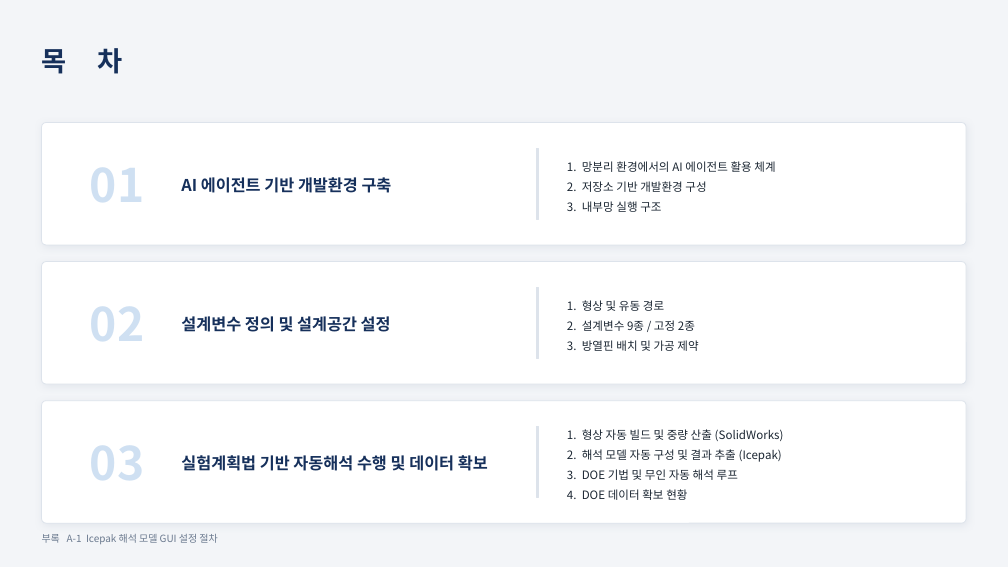
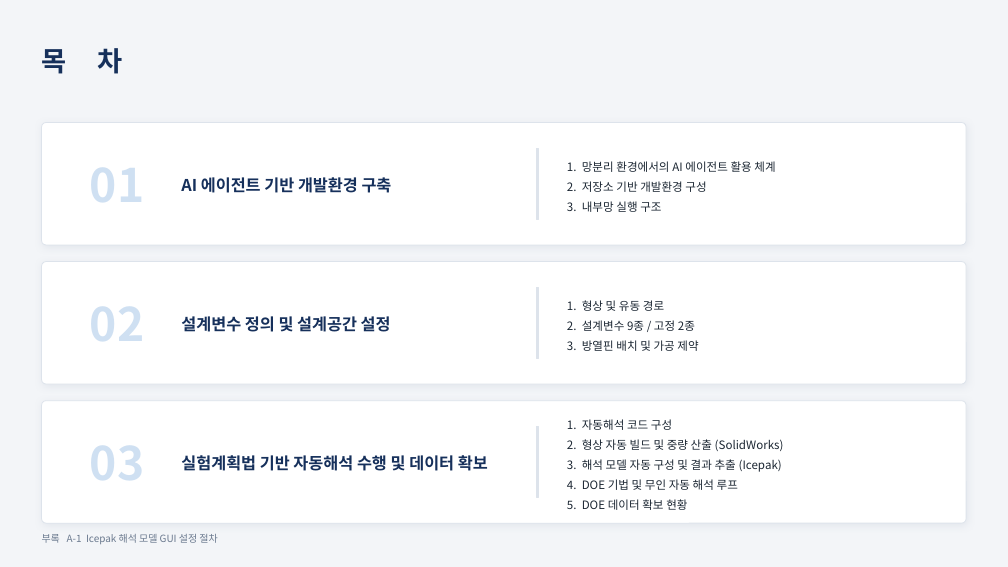
Before and after one commit to yjs9716/dddd, a slide deck: slide 2 of 1개월차_AI에이전트_활용방안_및_DOE결과.pptx. Drawn at 1008x567 pixels with LibreOffice and Linux fonts; fonts in the diff are those of the drawing. Boxes give left, top, right and bottom in pixels: in the first picture for what was removed or moved away, otherwise in the second. Text is boxed around its words. In the diff, an @@ line names an element or a change of style, - is before the commit and + after.

```diff
--- a/1개월차_AI에이전트_활용방안_및_DOE결과.pptx
+++ b/1개월차_AI에이전트_활용방안_및_DOE결과.pptx
@@ text at (567,419,784,510): text changed @@
-1. 형상 자동 빌드 및 중량 산출 (SolidWorks)
-2. 해석 모델 자동 구성 및 결과 추출 (Icepak)
-3. DOE 기법 및 무인 자동 해석 루프
-4. DOE 데이터 확보 현황
+1. 자동해석 코드 구성
+2. 형상 자동 빌드 및 중량 산출 (SolidWorks)
+3. 해석 모델 자동 구성 및 결과 추출 (Icepak)
+4. DOE 기법 및 무인 자동 해석 루프
+5. DOE 데이터 확보 현황
```
Also in this commit, not shown: 1 slide added, 1 other file.
